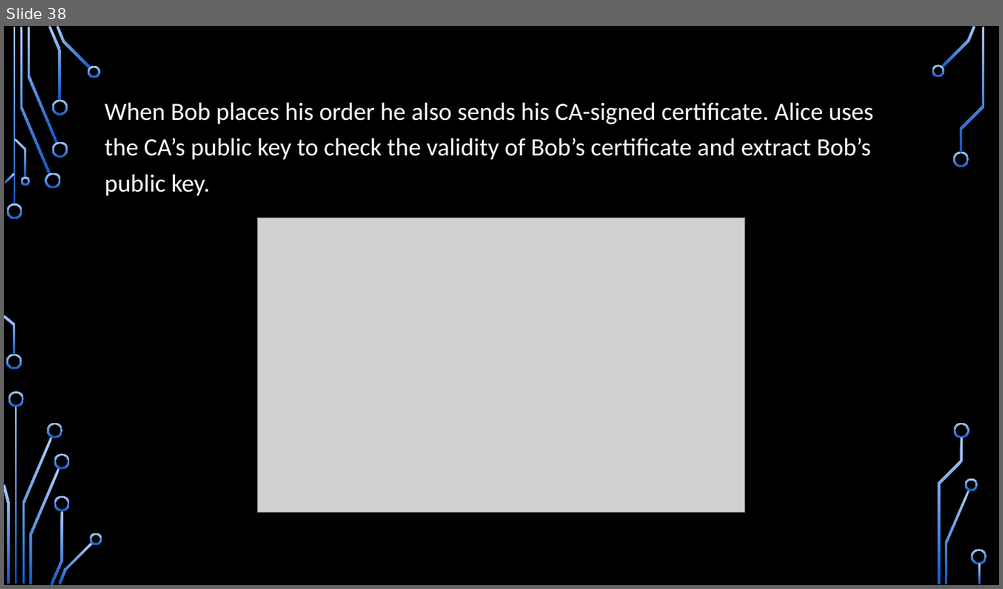
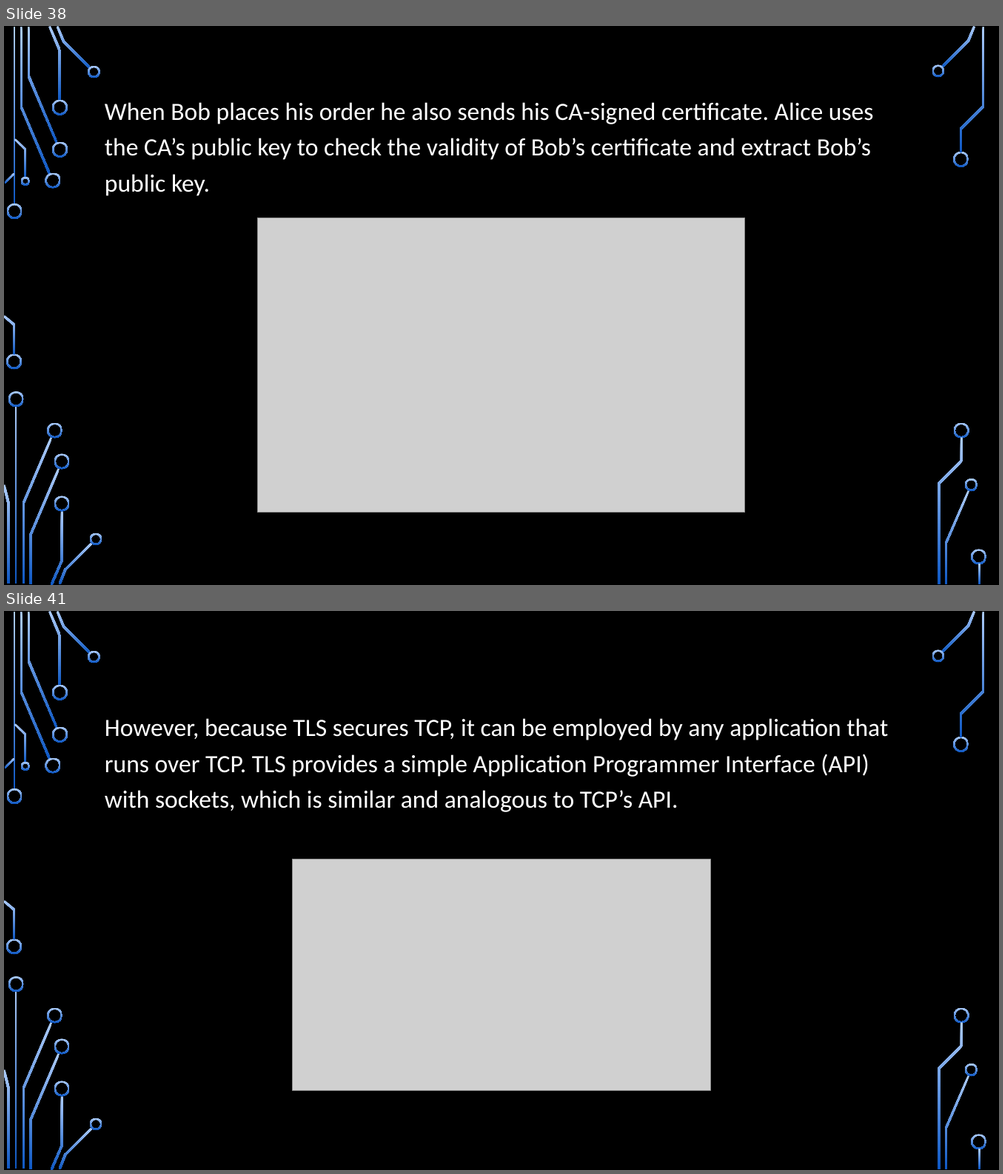
Before and after one commit to CDsonji/NET-Seminar, a slide deck: TLS.pptx. Shown one above the other, each under a label of ours: slide 38 before the commit, slides 38 and 41 after it; the slides between them are not shown. The pictures are 1003x589 and 1003x1174 pixels, drawn with LibreOffice and Linux fonts; fonts in the diff are those of the drawing; grey boxes stand for pictures; background and template pictures are left out. Boxes give left, top, right and bottom in pixels: in the first picture for what was removed or moved away, otherwise in the second. Text is boxed around its words. In the diff, an @@ line names an element or a change of style, - is before the commit and + after.

```diff
--- a/TLS.pptx
+++ b/TLS.pptx
@@ slide 41 added at bbox=[4, 611, 999, 1170], background picture (left out); not listed: 36 template elements that a slide beside it also shows @@
@@ text added at bbox=[105, 718, 888, 812], 24 pt, text #FFFFFF @@
+However, because TLS secures TCP, it can be employed by any application that runs over TCP. TLS provides a simple Application Programmer Interface (API) with sockets, which is similar and analogous to TCP’s API.
@@ picture added at bbox=[293, 860, 711, 1091] @@
```
Also in this commit, not shown: 2 slides changed, 15 other slides added.
